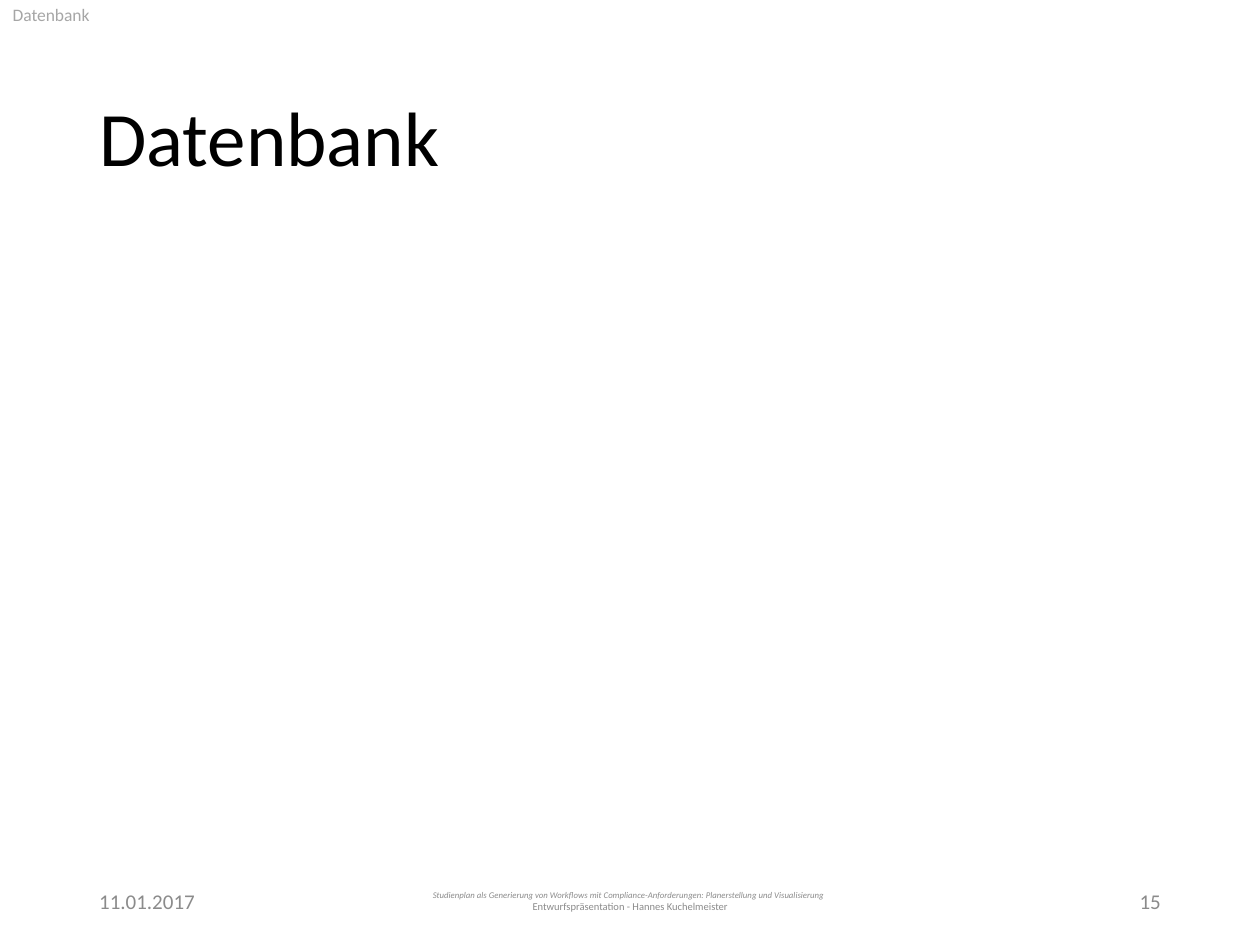
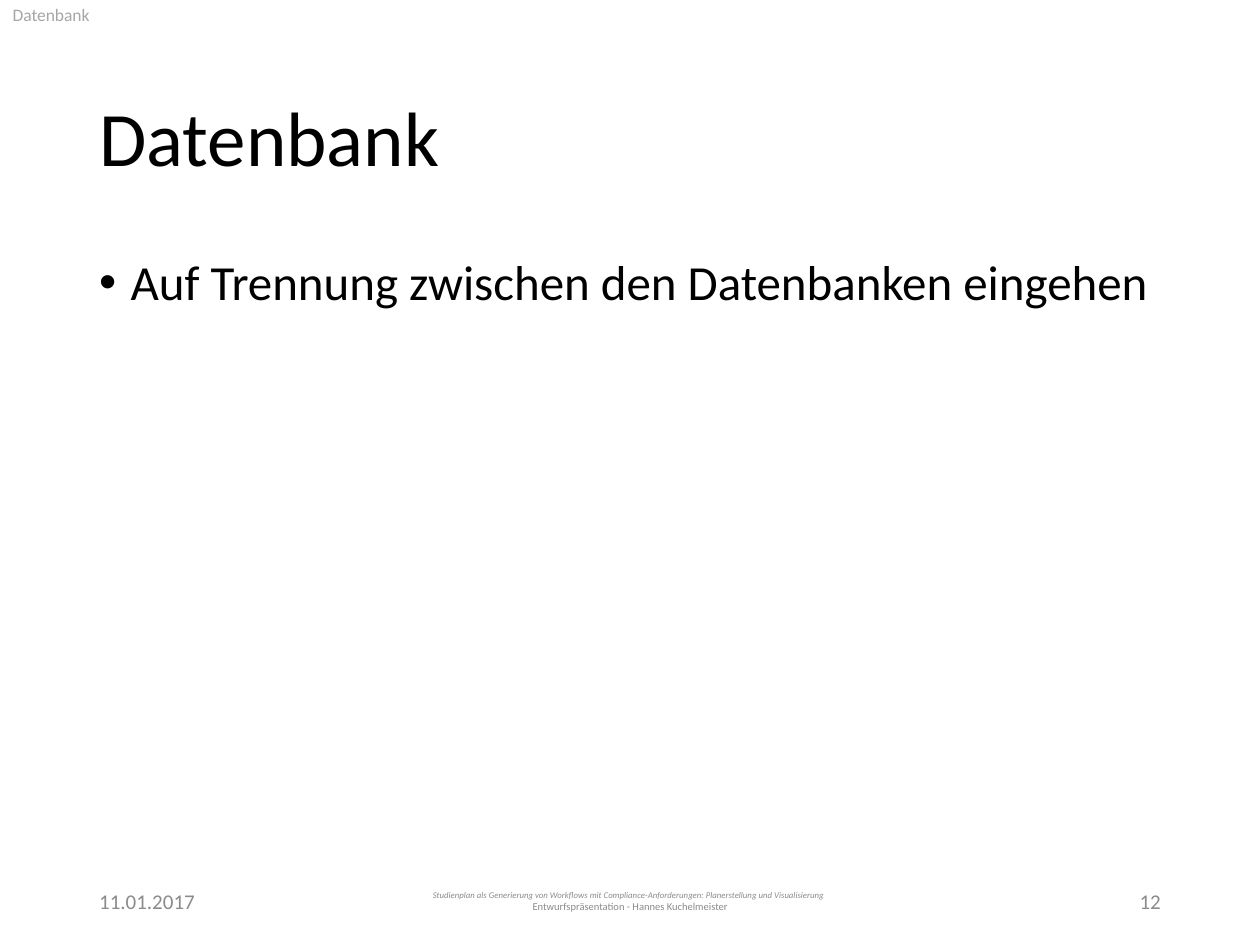
Before and after one commit to PSE-WS1617-IPD-Workflow/PSE_WS1617_IPD_Boehm_Studienplan, a slide deck: slide 12 of Entwurf/Presentation.pptx (slide 15 before the commit). Drawn at 1260x945 pixels with LibreOffice and Linux fonts; fonts in the diff are those of the drawing. Boxes give left, top, right and bottom in pixels: in the first picture for what was removed or moved away, otherwise in the second. Text is boxed around its words. In the diff, an @@ line names an element or a change of style, - is before the commit and + after.

```diff
--- a/Entwurf/Presentation.pptx
+++ b/Entwurf/Presentation.pptx
@@ text added at box(131, 266, 1147, 309), 28 pt, text #000000 @@
+• Auf Trennung zwischen den Datenbanken eingehen
@@ page number at box(1140, 895, 1161, 909): text changed @@
-15
+12
```
Also in this commit, not shown: 2 other slides changed, 3 slides removed.
